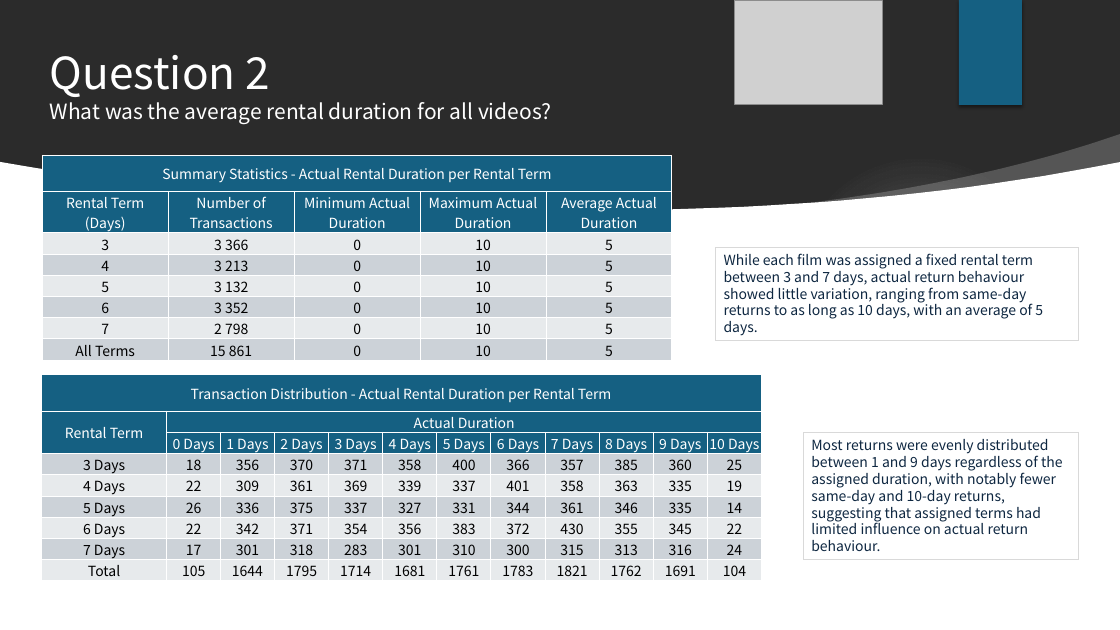
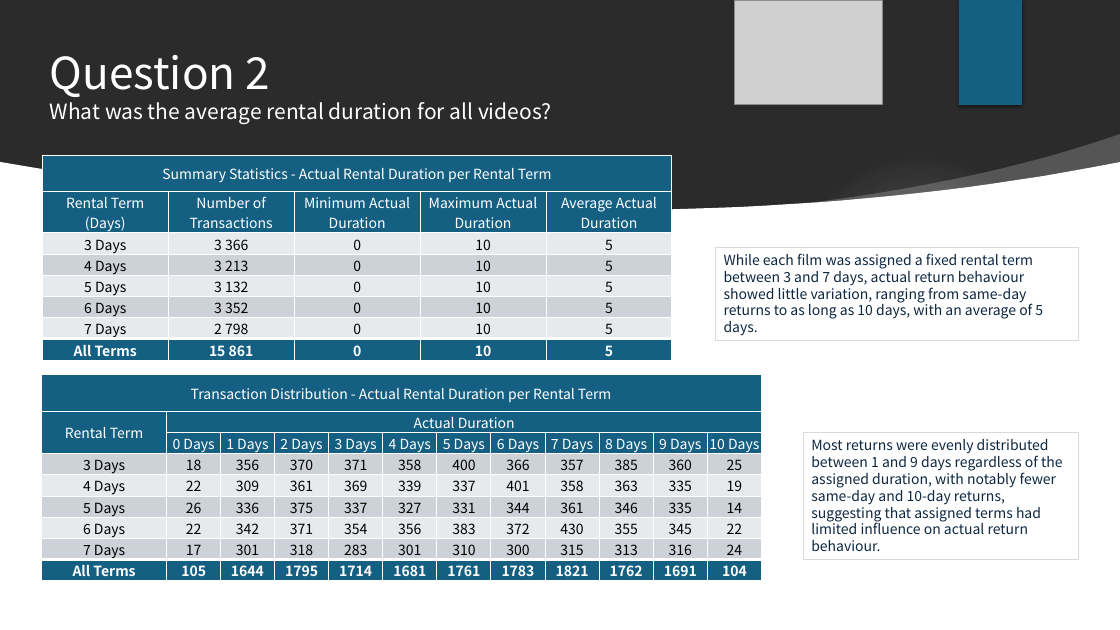
Before and after one commit to davidgriesel/03_streaming_service_database_queries, a slide deck: slide 5 of deliverables/presentation.pptx. Drawn at 1120x630 pixels with LibreOffice and Linux fonts; fonts in the diff are those of the drawing; grey boxes stand for pictures; background and template pictures are left out; a plain dark background stands for a picture behind light text. Boxes give left, top, right and bottom in pixels: in the first picture for what was removed or moved away, otherwise in the second. Text is boxed around its words. In the diff, an @@ line names an element or a change of style, - is before the commit and + after.

```diff
--- a/deliverables/presentation.pptx
+++ b/deliverables/presentation.pptx
@@ table at bbox=[42, 155, 672, 360] @@
-row 3, column 1: 3
+row 3, column 1: 3 Days
-row 4, column 1: 4
+row 4, column 1: 4 Days
-row 5, column 1: 5
+row 5, column 1: 5 Days
-row 6, column 1: 6
+row 6, column 1: 6 Days
-row 7, column 1: 7
+row 7, column 1: 7 Days
@@ fill #CCD2D8 to #156082 in row 8 @@
@@ text colour #000000 to #FFFFFF, bold on in "All Terms", "15 861", "0", "10" and 1 more places @@
@@ borders changed @@
@@ table at bbox=[41, 375, 758, 580] @@
-row 9, column 1: Total
+row 9, column 1: All Terms
@@ fill #E8EAED to #156082 in row 9 @@
@@ text colour #000000 to #FFFFFF, bold on in "105", "1644", "1795", "1714" and 7 more places @@
@@ borders changed @@
```
Also in this commit, not shown: 4 other slides changed, 17 other files.
